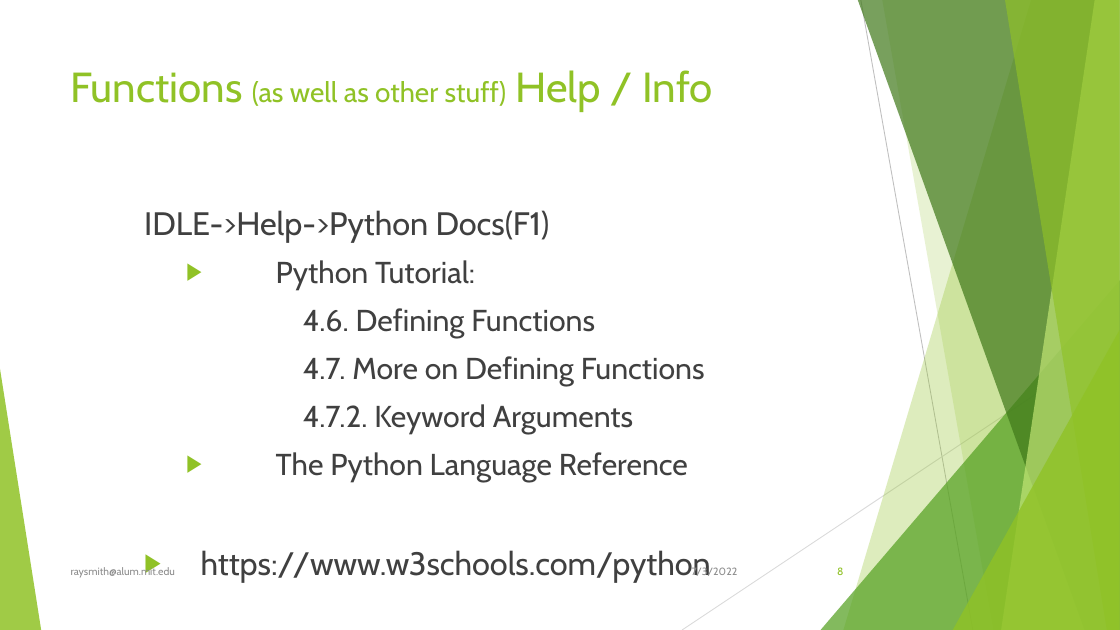
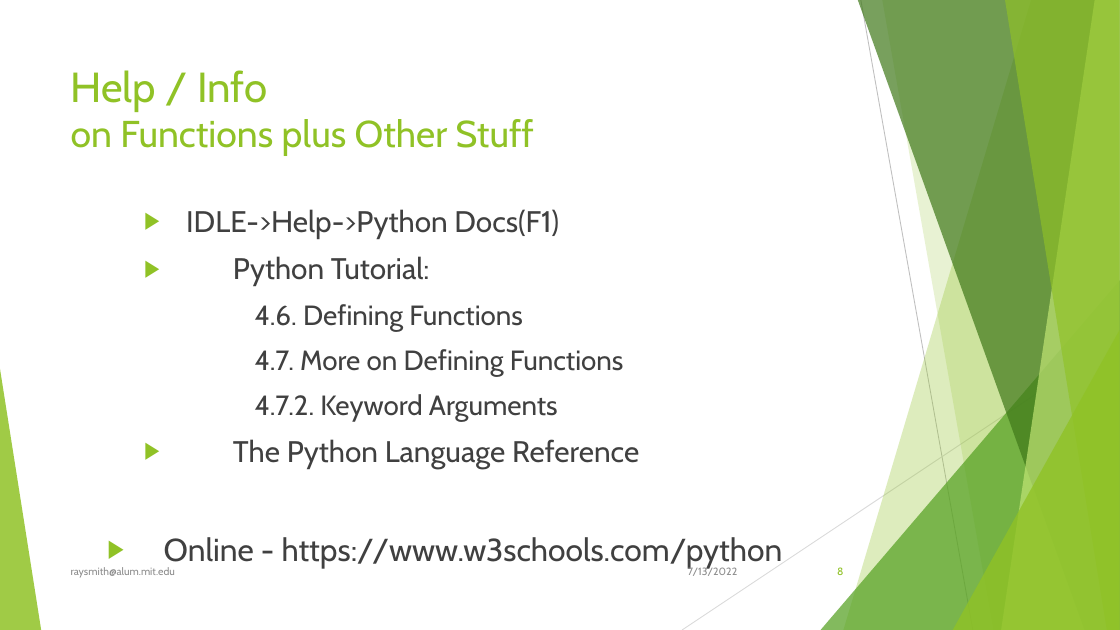
Before and after one commit to raysmith619/Introduction-To-Programming, a slide deck: slide 8 of presentation/Class_3_Functions_Why_and_How/Class_3_Functions_Why_and_How.pptx. Drawn at 1120x630 pixels with LibreOffice and Linux fonts; fonts in the diff are those of the drawing. Boxes give left, top, right and bottom in pixels: in the first picture for what was removed or moved away, otherwise in the second. Text is boxed around its words. In the diff, an @@ line names an element or a change of style, - is before the commit and + after.

```diff
--- a/presentation/Class_3_Functions_Why_and_How/Class_3_Functions_Why_and_How.pptx
+++ b/presentation/Class_3_Functions_Why_and_How/Class_3_Functions_Why_and_How.pptx
@@ title at bbox=[71, 70, 534, 156]: text changed; size 24 to 32 pt @@
-Functions (as well as other stuff) Help / Info
+Help / Info
+on Functions plus Other Stuff
@@ text at bbox=[186, 209, 639, 469]: size 27.8 to 25.5 pt in "IDLE->Help->Python Docs(F1)"; size 25.9 to 25.5 pt in "Python Tutorial:", "The Python Language Reference"; size 25.9 to 23.8 pt in "4.6. Defining Functions", "4.7. More on Defining Functions", "4.7.2. Keyword Arguments"; bullet none to ▶; list level 4 to 3 in "Python Tutorial:"; list level 5 to 4 in "4.6. Defining Functions"; list level 5 to 4 in "4.7. More on Defining Functions"; list level 5 to 4 in "4.7.2. Keyword Arguments"; list level 4 to 3 in "The Python Language Reference" @@
@@ text at bbox=[164, 537, 783, 569]: text changed; size 27.8 to 27.2 pt @@
-    ▶ https://www.w3schools.com/python
+  ▶ Online - https://www.w3schools.com/python
@@ text at bbox=[688, 567, 737, 576]: text changed @@
-7/3/2022
+7/13/2022
```
Also in this commit, not shown: 13 other slides changed, 18 other files.
